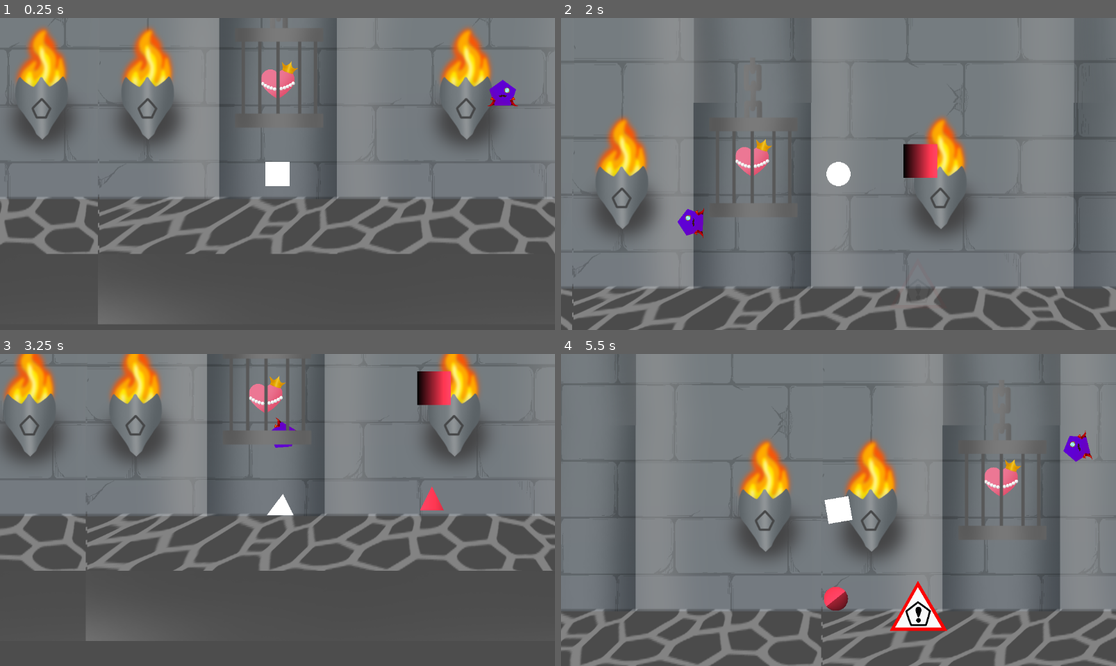
Above: before the commit, frames 1-4 (two rows, left to right).
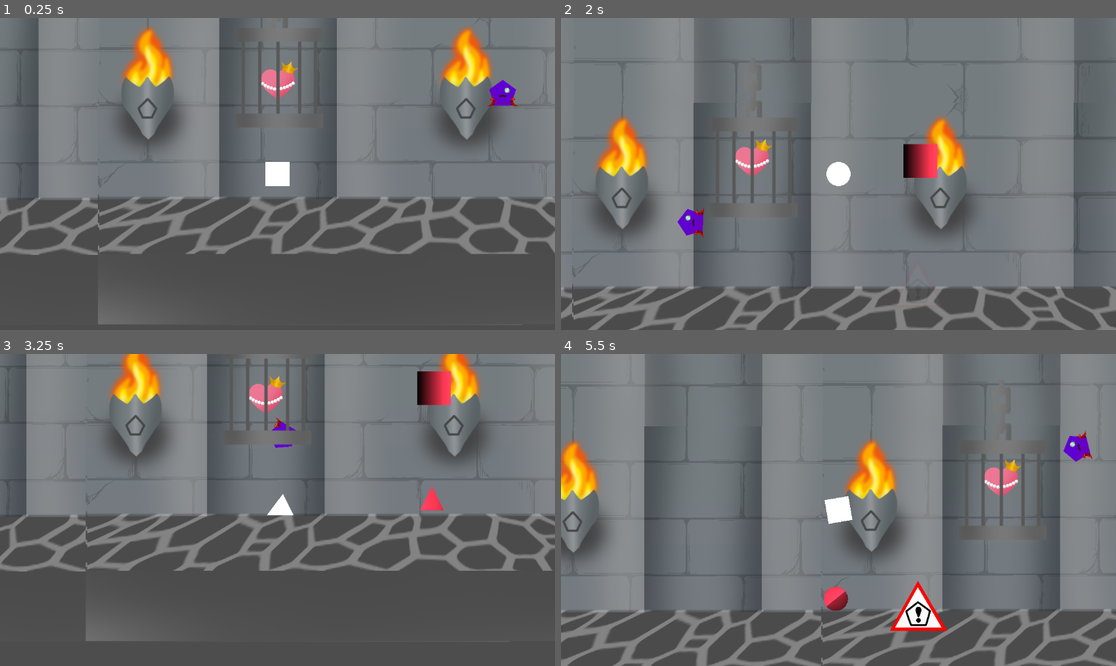
Above: after the commit, the same moments.

Repository: vmaye002-debug/shape-shifter
Game: Godot game, scene res://BossLevel.tscn
The game is run twice, just before and just after one commit, with the same random seed, the same clock (stepped at 60 frames per second) and the same inputs. This scene is started directly instead of the project's main scene.
Inputs:
- Up to frame 1 (0.25 s): no input
- Up to frame 2 (2 s): hold D (right) 0.53-1.28 s; hold 3 (circle) 0.53-1.28 s; hold A (left) from 1.28 s (still down); tap Space (space) at 1.35 s
- Up to frame 3 (3.25 s): release A (left) at 2.03 s; hold 1 (square) 2.03-2.78 s; hold D (right) from 2.03 s (still down); tap 2 (triangle) at 2.85 s
- Up to frame 4 (5.5 s): release D (right) at 3.53 s; hold 3 (circle) 3.53-4.28 s; hold A (left) from 3.53 s (still down); tap Space (space) at 4.35 s; hold 1 (square) from 5.03 s (still down)

The runs differ from the first frame. In frame 1, 5.0% of the frame differs, in the area x 0-18%, y 0-76%; in frame 2, 0.1%; in frame 3, 4.5%; in frame 4, 18%, in the area x 0-47%, y 0-100%.

Commit message:
realignment of the map

Diff:
--- a/BossLevel.tscn
+++ b/BossLevel.tscn
@@ -38,27 +38,27 @@
 [node name="StaticBody2D" type="StaticBody2D" parent="."]
 
 [node name="Img1308" type="Sprite2D" parent="StaticBody2D"]
-position = Vector2(-135, 532)
+position = Vector2(127, 534)
 texture = ExtResource("1_0twmt")
 
 [node name="Img1309" type="Sprite2D" parent="StaticBody2D"]
-position = Vector2(-131, 93)
+position = Vector2(131, 95)
 texture = ExtResource("2_prt80")
 
 [node name="Img1310" type="Sprite2D" parent="StaticBody2D"]
-position = Vector2(-132, 386)
+position = Vector2(130, 388)
 texture = ExtResource("3_p84dd")
 
-[node name="Img1308" type="Sprite2D" parent="StaticBody2D/Img1310"]
-position = Vector2(1577, 145)
+[node name="Img1311" type="Sprite2D" parent="StaticBody2D"]
+position = Vector2(1445, 531)
 texture = ExtResource("1_0twmt")
 
-[node name="Img1309" type="Sprite2D" parent="StaticBody2D/Img1310"]
-position = Vector2(1581, -294)
+[node name="Img1312" type="Sprite2D" parent="StaticBody2D"]
+position = Vector2(1449, 92)
 texture = ExtResource("2_prt80")
 
-[node name="Img1310" type="Sprite2D" parent="StaticBody2D/Img1310"]
-position = Vector2(1580, -1)
+[node name="Img1313" type="Sprite2D" parent="StaticBody2D"]
+position = Vector2(1448, 385)
 texture = ExtResource("3_p84dd")
 
 [node name="Img1307" type="Sprite2D" parent="StaticBody2D"]
Not shown: 1 places in BossLevel.tscn that only renumber resources
